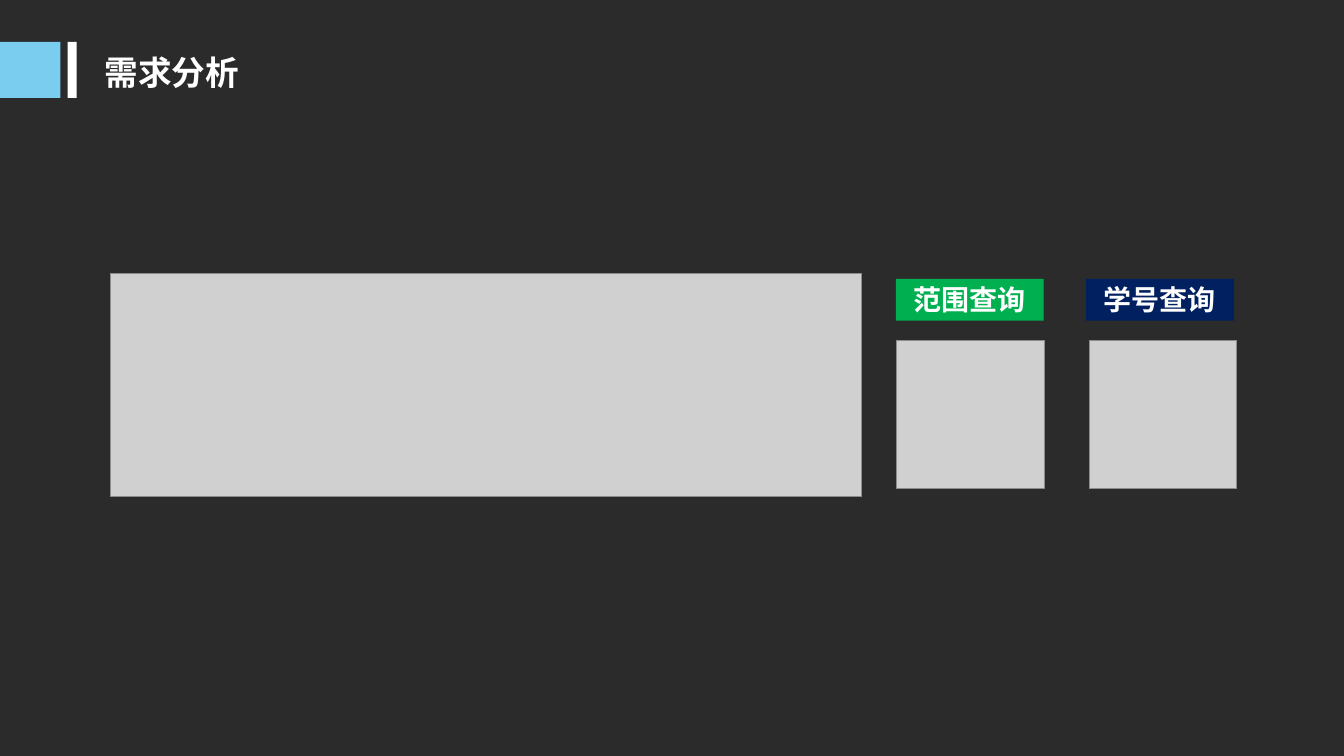
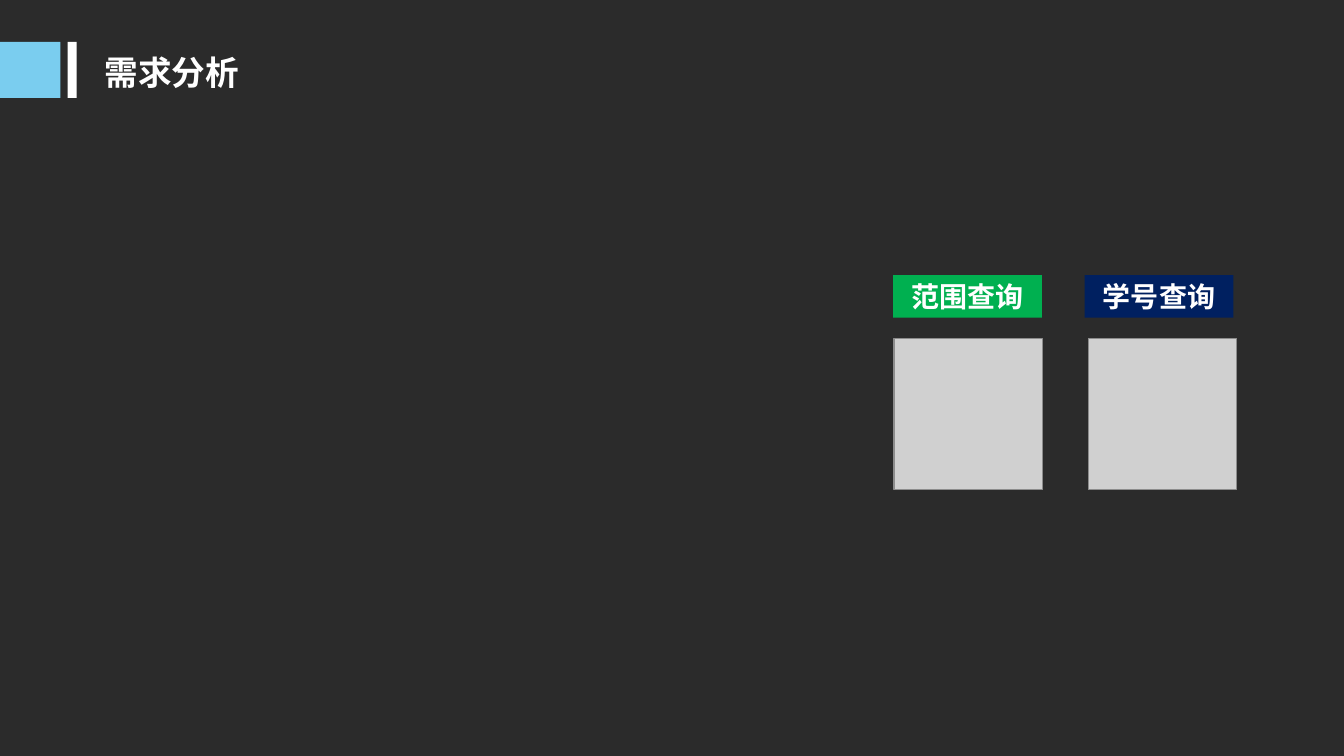
Before and after one commit to LiuSandy/StudentMarkManage, a slide deck: slide 5 of document/需求分析.ppt. Drawn at 1344x756 pixels with LibreOffice and Linux fonts; fonts in the diff are those of the drawing; grey boxes stand for pictures; background and template pictures are left out; a plain dark background stands for a picture behind light text. Boxes give left, top, right and bottom in pixels: in the first picture for what was removed or moved away, otherwise in the second. Text is boxed around its words. In the diff, an @@ line names an element or a change of style, - is before the commit and + after.

```diff
--- a/document/需求分析.ppt
+++ b/document/需求分析.ppt
@@ picture removed at [111, 273, 861, 497] @@
@@ rectangle "范围查询": place and size @@
-rectangle "范围查询" at [896, 279, 1044, 321]
+rectangle "范围查询" at [893, 275, 1042, 317]
@@ rectangle "学号查询": place and size @@
-rectangle "学号查询" at [1086, 279, 1234, 321]
+rectangle "学号查询" at [1084, 275, 1233, 317]
```
Also in this commit, not shown: 3 other slides changed, 2 other files.
